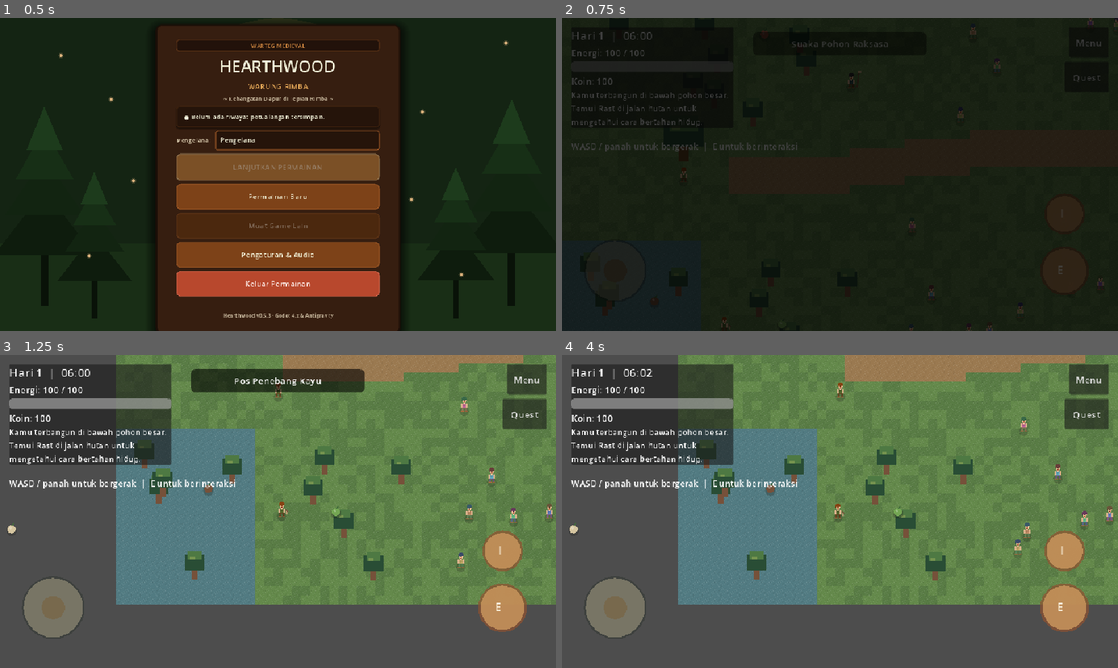
Above: before the commit, frames 1-4 (two rows, left to right).
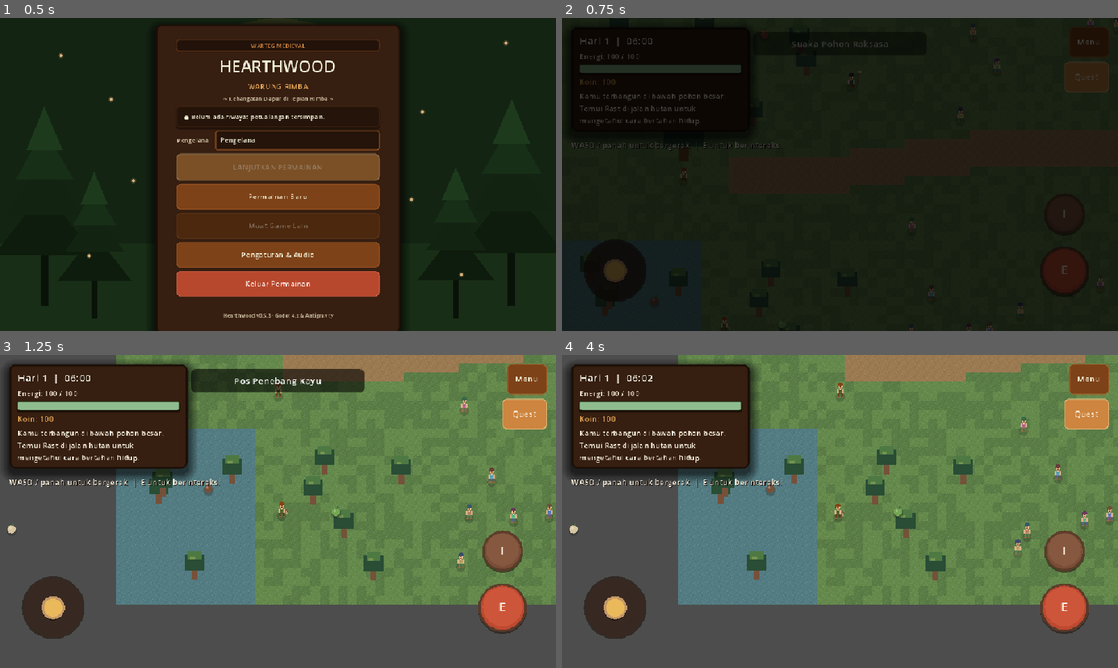
Above: after the commit, the same moments.

Repository: FerrDxD/hearthwood-rimba
Game: Godot game, scene res://scenes/MainMenu.tscn
Same seed, same stepped clock (60 frames per second), same inputs: the game is played once before the commit and once after it. Sound files missing from this copy of the repository are replaced by a short silence.
Inputs (mouse positions are in pixels of both pictures, inside the frame that each line leads up to):
- Up to frame 1 (0.5 s): no input
- Up to frame 2 (0.75 s): click "Permainan Baru" at 0.5 s
- Up to frame 3 (1.25 s): no input
- Up to frame 4 (4 s): tap Enter at 1.25 s; drag from (840, 511) to (840, 655) at 1.27 s; click "Quest" at 2 s; click "Menu" at 2.75 s; drag from (728, 527) to (840, 655) at 3.52 s

Frame 1 is identical in both runs. In frame 2, 3.4% of the frame differs, in the area x 1-99%, y 3-85%; in frame 3, 18%; in frame 4, 18%, in the area x 0-99%, y 2-91%.

Commit message:
feat(ui): polish HUD gameplay dengan badge waktu kayu dan bar energi tick

Diff:
--- a/scripts/Main.gd
+++ b/scripts/Main.gd
@@ -16,6 +16,7 @@
 const LOCATION_TOAST_UI_SCENE: PackedScene = preload("res://scenes/LocationToastUI.tscn")
 const PAUSE_MENU_SCENE: PackedScene = preload("res://scenes/PauseMenu.tscn")
 const MAIN_MENU_SCENE_PATH: String = "res://scenes/MainMenu.tscn"
+const HearthwoodThemeHelper := preload("res://scripts/ui/UIThemeHelper.gd")
 const AUDIO_DIRECTOR_SCRIPT: Script = preload("res://scripts/systems/AudioDirector.gd")
 const PROLOGUE_DATA_PATH: String = "res://data/story/prologue.json"
 const PROLOGUE_FIND_RAST: String = "prologue_find_rast"
@@ -252,35 +253,63 @@
 
 	var status_panel := PanelContainer.new()
 	status_panel.position = Vector2(16.0, 16.0)
+	var panel_style := HearthwoodThemeHelper.create_tavern_panel_style()
+	panel_style.content_margin_left = 14.0
+	panel_style.content_margin_top = 10.0
+	panel_style.content_margin_right = 14.0
+	panel_style.content_margin_bottom = 10.0
+	status_panel.add_theme_stylebox_override("panel", panel_style)
 	interface.add_child(status_panel)
 	var status_layout := VBoxContainer.new()
+	status_layout.add_theme_constant_override("separation", 5)
 	status_panel.add_child(status_layout)
 
 	_clock_label = Label.new()
-	_clock_label.add_theme_font_size_override("font_size", 20)
+	_clock_label.add_theme_font_size_override("font_size", 18)
+	_clock_label.add_theme_color_override("font_color", Color("#FFF9E7"))
+	_clock_label.add_theme_color_override("font_shadow_color", Color("#1B120C"))
+	_clock_label.add_theme_constant_override("shadow_offset_x", 1)
+	_clock_label.add_theme_constant_override("shadow_offset_y", 1)
 	status_layout.add_child(_clock_label)
 
 	_energy_label = Label.new()
+	_energy_label.add_theme_font_size_override("font_size", 13)
+	_energy_label.add_theme_color_override("font_color", Color("#EFE5CE"))
 	status_layout.add_child(_energy_label)
 
 	_energy_bar = ProgressBar.new()
-	_energy_bar.custom_minimum_size = Vector2(180.0, 18.0)
+	_energy_bar.custom_minimum_size = Vector2(180.0, 16.0)
 	_energy_bar.max_value = 100.0
 	_energy_bar.show_percentage = false
+	var bar_bg := HearthwoodThemeHelper.create_sunken_slot_style()
+	var bar_fill := StyleBoxFlat.new()
+	bar_fill.bg_color = HearthwoodThemeHelper.COLOR_SAGE
+	bar_fill.border_color = HearthwoodThemeHelper.COLOR_SAGE_DARK
+	bar_fill.set_border_width_all(1)
+	bar_fill.set_corner_radius_all(3)
+	_energy_bar.add_theme_stylebox_override("background", bar_bg)
+	_energy_bar.add_theme_stylebox_override("fill", bar_fill)
 	status_layout.add_child(_energy_bar)
 
 	_coins_label = Label.new()
+	_coins_label.add_theme_font_size_override("font_size", 14)
+	_coins_label.add_theme_color_override("font_color", HearthwoodThemeHelper.COLOR_GOLD_AMBER)
 	status_layout.add_child(_coins_label)
 
 	_objective_label = Label.new()
 	_objective_label.custom_minimum_size = Vector2(280.0, 0.0)
 	_objective_label.autowrap_mode = TextServer.AUTOWRAP_WORD_SMART
-	_objective_label.add_theme_font_size_override("font_size", 14)
+	_objective_label.add_theme_font_size_override("font_size", 13)
+	_objective_label.add_theme_color_override("font_color", Color("#FFF9E7"))
 	status_layout.add_child(_objective_label)
 
 	_hint_label = Label.new()
 	_hint_label.position = Vector2(16.0, 210.0)
-	_hint_label.add_theme_font_size_override("font_size", 15)
+	_hint_label.add_theme_font_size_override("font_size", 14)
+	_hint_label.add_theme_color_override("font_color", Color("#FFF9E7"))
+	_hint_label.add_theme_color_override("font_shadow_color", Color("#1B120C"))
+	_hint_label.add_theme_constant_override("shadow_offset_x", 1)
+	_hint_label.add_theme_constant_override("shadow_offset_y", 1)
 	interface.add_child(_hint_label)
 
 	var pause_button := Button.new()
@@ -292,6 +321,7 @@
 	pause_button.offset_right = -16.0
 	pause_button.offset_bottom = 68.0
 	pause_button.custom_minimum_size = Vector2(68.0, 52.0)
+	HearthwoodThemeHelper.apply_3d_button(pause_button, "secondary", 52.0)
 	pause_button.pressed.connect(_open_pause_menu)
 	interface.add_child(pause_button)
 
@@ -304,6 +334,7 @@
 	quest_button.offset_right = -16.0
 	quest_button.offset_bottom = 128.0
 	quest_button.custom_minimum_size = Vector2(76.0, 52.0)
+	HearthwoodThemeHelper.apply_3d_button(quest_button, "hero", 52.0)
 	quest_button.pressed.connect(_toggle_quests)
 	interface.add_child(quest_button)
 
@@ -346,6 +377,17 @@
 func _update_energy(value: int) -> void:
 	_energy_label.text = "Energi: %d / %d" % [value, 100]
 	_energy_bar.value = value
+	if is_instance_valid(_energy_bar):
+		var bar_fill := StyleBoxFlat.new()
+		if value <= 25:
+			bar_fill.bg_color = HearthwoodThemeHelper.COLOR_TERRACOTTA
+			bar_fill.border_color = HearthwoodThemeHelper.COLOR_TERRACOTTA_LIP
+		else:
+			bar_fill.bg_color = HearthwoodThemeHelper.COLOR_SAGE
+			bar_fill.border_color = HearthwoodThemeHelper.COLOR_SAGE_DARK
+		bar_fill.set_border_width_all(1)
+		bar_fill.set_corner_radius_all(3)
+		_energy_bar.add_theme_stylebox_override("fill", bar_fill)
 
 
 func _update_coins(value: int) -> void:
--- a/scripts/ui/TouchControls.gd
+++ b/scripts/ui/TouchControls.gd
@@ -37,38 +37,44 @@
 
 
 func _draw() -> void:
-	draw_circle(_stick_center, JOYSTICK_RADIUS, Color(0.14, 0.17, 0.14, 0.36))
-	draw_circle(_stick_center, JOYSTICK_RADIUS - 3.0, Color(0.89, 0.84, 0.68, 0.35))
-	draw_circle(
-		_stick_center + _stick_vector * (JOYSTICK_RADIUS - 18.0),
-		20.0,
-		Color(0.47, 0.40, 0.27, 0.76)
-	)
-	draw_circle(_button_center, BUTTON_RADIUS, Color(0.56, 0.32, 0.19, 0.72))
-	draw_circle(_button_center, BUTTON_RADIUS - 4.0, Color(0.78, 0.58, 0.36, 0.86))
+	# Virtual Joystick Base: dark saddle wood rim with semi-transparent inner track
+	draw_circle(_stick_center, JOYSTICK_RADIUS, Color(0.14, 0.09, 0.06, 0.65))
+	draw_circle(_stick_center, JOYSTICK_RADIUS - 3.0, Color(0.24, 0.16, 0.11, 0.45))
+
+	# Tactile Knob: golden brass knob with depth shadow
+	var knob_pos := _stick_center + _stick_vector * (JOYSTICK_RADIUS - 18.0)
+	draw_circle(knob_pos + Vector2(0.0, 2.0), 20.0, Color(0.11, 0.07, 0.04, 0.65))
+	draw_circle(knob_pos, 20.0, Color(0.83, 0.64, 0.45, 0.90))
+	draw_circle(knob_pos, 16.0, Color(0.94, 0.75, 0.35, 0.85))
+
+	# Action Button ("E"): terracotta beveled button with shadow
+	draw_circle(_button_center + Vector2(0.0, 3.0), BUTTON_RADIUS, Color(0.11, 0.07, 0.04, 0.55))
+	draw_circle(_button_center, BUTTON_RADIUS, Color(0.36, 0.23, 0.16, 0.92))
+	draw_circle(_button_center, BUTTON_RADIUS - 4.0, Color(0.78, 0.29, 0.19, 0.92))
+	draw_circle(_button_center + Vector2(0.0, -2.0), BUTTON_RADIUS - 8.0, Color(0.85, 0.38, 0.27, 0.50))
 	draw_string(
 		ThemeDB.fallback_font,
-		_button_center + Vector2(-14.0, 6.0),
+		_button_center + Vector2(-7.0, 7.0),
 		"E",
 		HORIZONTAL_ALIGNMENT_LEFT,
 		-1.0,
-		20,
-		Color("#fff9e7")
+		22,
+		Color("#FFF9E7")
 	)
-	draw_circle(_inventory_center, INVENTORY_RADIUS, Color(0.56, 0.32, 0.19, 0.72))
-	draw_circle(
-		_inventory_center,
-		INVENTORY_RADIUS - 4.0,
-		Color(0.78, 0.58, 0.36, 0.86)
-	)
+
+	# Inventory Button ("I"): saddle wood beveled button with shadow
+	draw_circle(_inventory_center + Vector2(0.0, 2.5), INVENTORY_RADIUS, Color(0.11, 0.07, 0.04, 0.55))
+	draw_circle(_inventory_center, INVENTORY_RADIUS, Color(0.36, 0.23, 0.16, 0.92))
+	draw_circle(_inventory_center, INVENTORY_RADIUS - 4.0, Color(0.48, 0.31, 0.22, 0.92))
+	draw_circle(_inventory_center + Vector2(0.0, -2.0), INVENTORY_RADIUS - 7.0, Color(0.58, 0.39, 0.28, 0.50))
 	draw_string(
 		ThemeDB.fallback_font,
-		_inventory_center + Vector2(-7.0, 6.0),
+		_inventory_center + Vector2(-4.0, 7.0),
 		"I",
 		HORIZONTAL_ALIGNMENT_LEFT,
 		-1.0,
 		20,
-		Color("#fff9e7")
+		Color("#FFF9E7")
 	)
 
 
